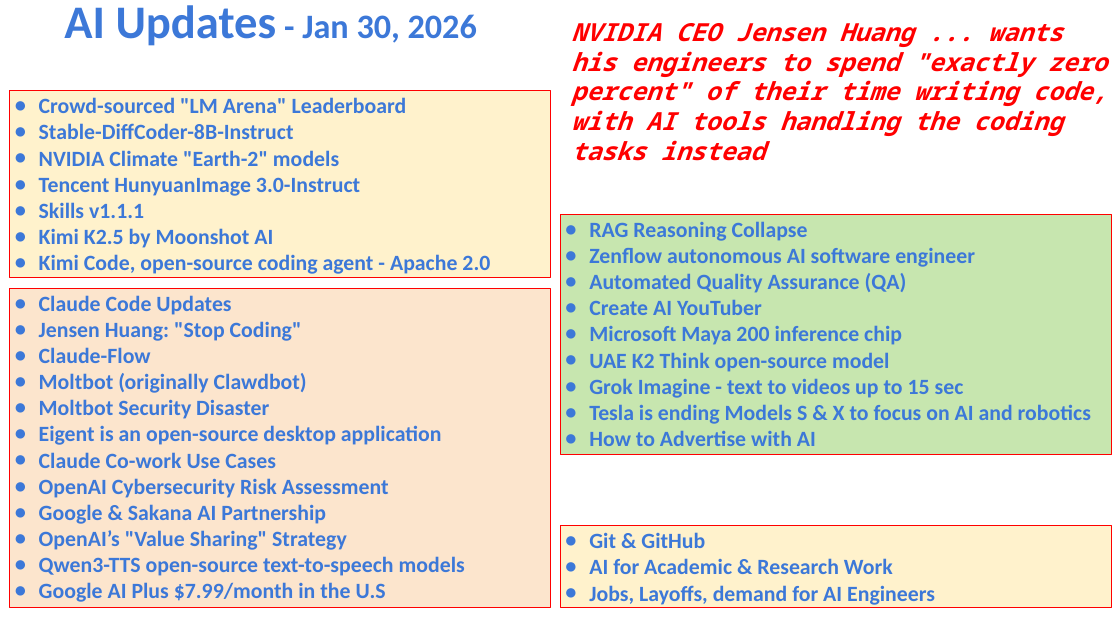
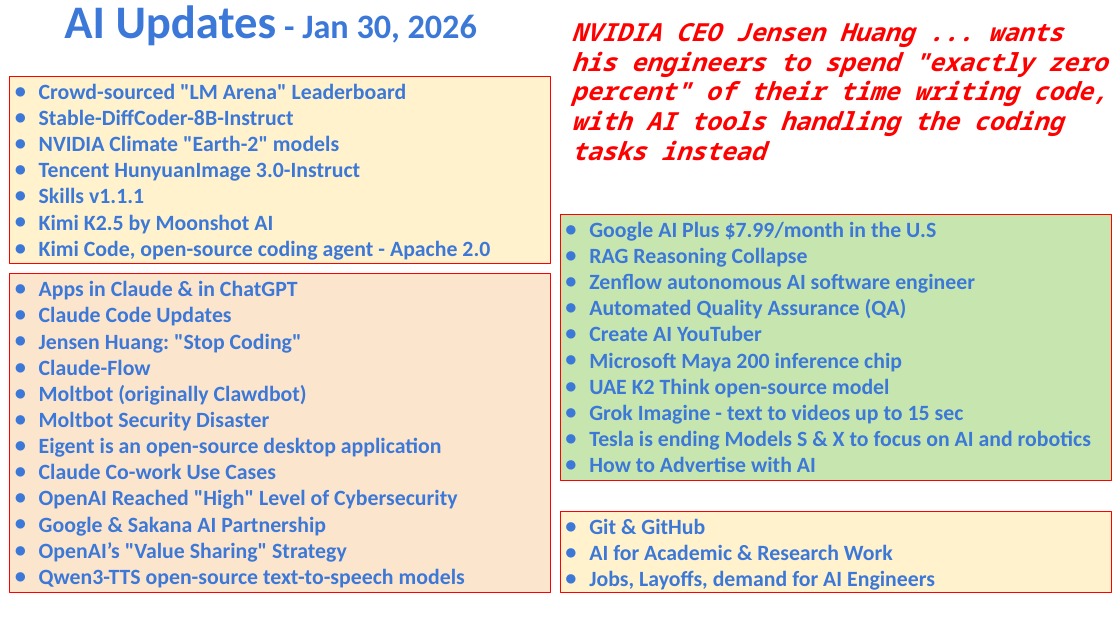
Before and after one commit to lselector/seminar, a slide deck: slide 1 of 2026/2026-01-30-AI-Updates.pptx. Drawn at 1120x630 pixels with LibreOffice and Linux fonts; fonts in the diff are those of the drawing. Boxes give left, top, right and bottom in pixels: in the first picture for what was removed or moved away, otherwise in the second. Text is boxed around its words. In the diff, an @@ line names an element or a change of style, - is before the commit and + after.

Commit message:
update

```diff
--- a/2026/2026-01-30-AI-Updates.pptx
+++ b/2026/2026-01-30-AI-Updates.pptx
@@ rectangle "Google AI Plus $7.99/month in ...": place and size @@
-rectangle "Google AI Plus $7.99/month in ..." at <box>560,215,1111,455</box>
+rectangle "Google AI Plus $7.99/month in ..." at <box>560,215,1111,482</box>
@@ text in rectangle at <box>589,222,936,241</box>: paragraph added @@
+● Google AI Plus $7.99/month in the U.S
@@ 3 rectangles: place and size @@
-3 rectangles at <box>10,91,1111,608</box>
+3 rectangles at <box>10,76,1111,594</box>
@@ text in rectangle at <box>39,280,298,300</box>: paragraph added @@
+● Apps in Claude & in ChatGPT
@@ text in rectangle at <box>39,489,457,509</box>: text changed @@
-● OpenAI Cybersecurity Risk Assessment
+● OpenAI Reached "High" Level of Cybersecurity
@@ text in rectangle at <box>39,582,386,602</box>: paragraph removed @@
-● Google AI Plus $7.99/month in the U.S
```
Also in this commit, not shown: 4 other slides changed, 2 slides added, 1 slide removed.
